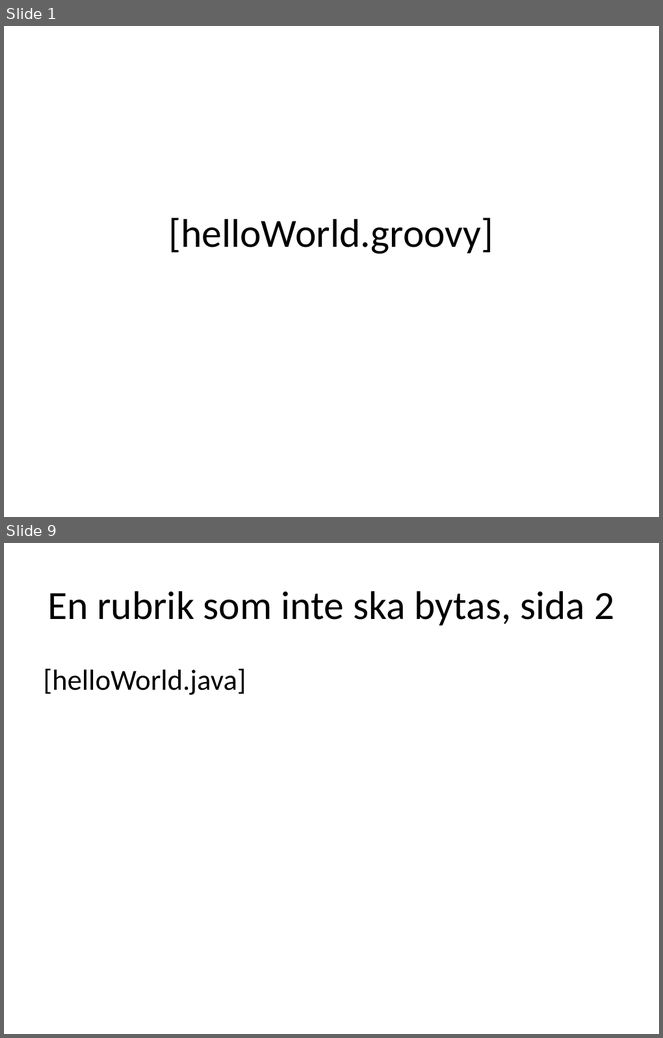
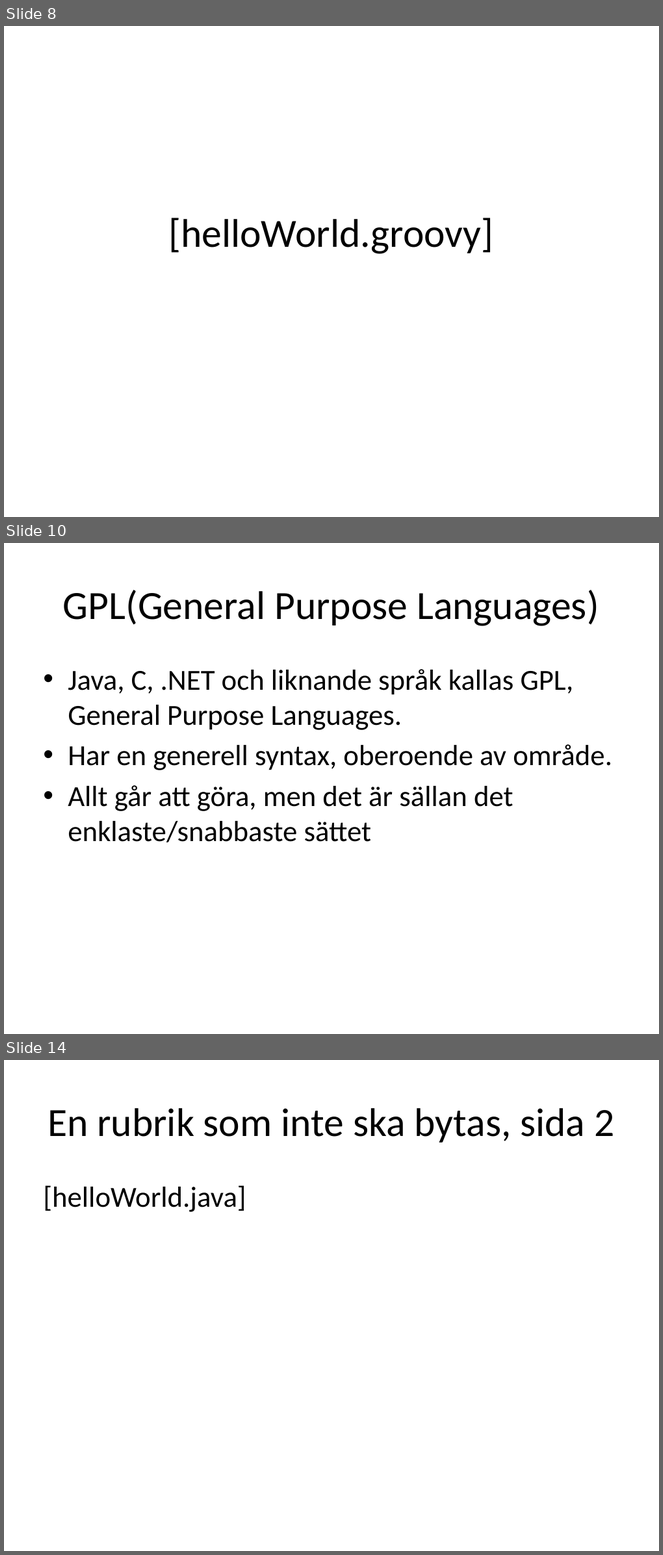
Before and after one commit to me97esn/groovyseminarium, a slide deck: groovyseminarie/dokument/groovyseminarium_source.pptx. Shown one above the other, each under a label of ours: slides 1 and 9 before the commit, slides 8, 10 and 14 after it; the slides between them are not shown. The pictures are 663x1038 and 663x1555 pixels, drawn with LibreOffice and Linux fonts; fonts in the diff are those of the drawing. Boxes give left, top, right and bottom in pixels: in the first picture for what was removed or moved away, otherwise in the second. Text is boxed around its words. In the diff, an @@ line names an element or a change of style, - is before the commit and + after.

Commit message:
lagt till lite text

```diff
--- a/groovyseminarie/dokument/groovyseminarium_source.pptx
+++ b/groovyseminarie/dokument/groovyseminarium_source.pptx
@@ slide 10 added at box(4, 543, 659, 1034), background #FFFFFF @@
@@ title added at box(63, 590, 599, 626), 44 pt, text #000000 @@
+GPL(General Purpose Languages)
@@ text added at box(68, 669, 612, 843), 32 pt, text #000000 @@
+• Java, C, .NET och liknande språk kallas GPL, General Purpose Languages.
+• Har en generell syntax, oberoende av område.
+• Allt går att göra, men det är sällan det enklaste/snabbaste sättet
@@ what was slide 1 is now slide 8 @@
@@ what was slide 9 is now slide 14 @@
```
Also in this commit, not shown: 2 slides changed, 5 other slides added, 1 slide removed.
